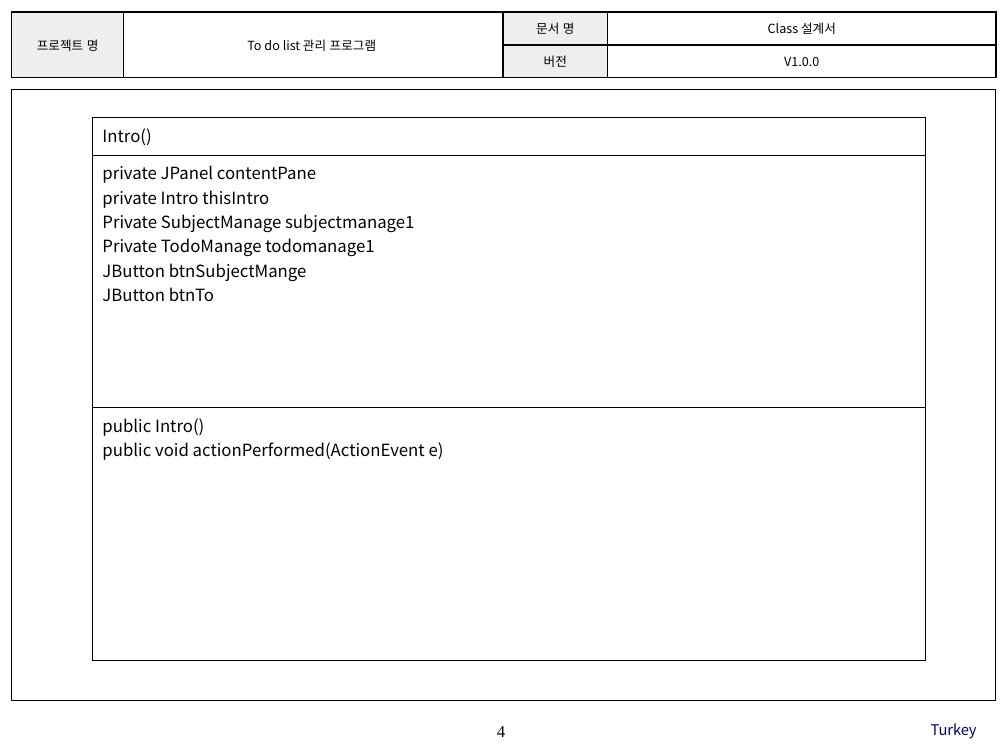
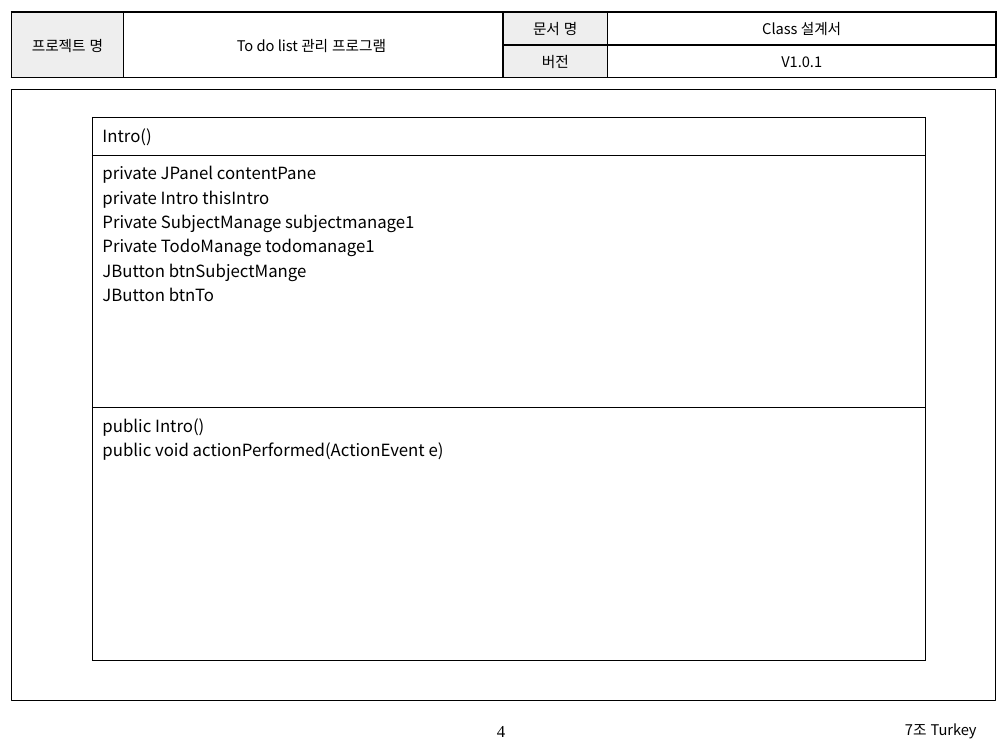
Before and after one commit to SE-admin/7, a slide deck: slide 4 of doc/3_ 설계서/Class Design.pptx. Drawn at 1008x756 pixels with LibreOffice and Linux fonts; fonts in the diff are those of the drawing; background and template pictures are left out. Boxes give left, top, right and bottom in pixels: in the first picture for what was removed or moved away, otherwise in the second. Text is boxed around its words. In the diff, an @@ line names an element or a change of style, - is before the commit and + after.

Commit message:
Class Design|doc|오타수정

```diff
--- a/doc/3_ 설계서/Class Design.pptx
+++ b/doc/3_ 설계서/Class Design.pptx
@@ table at (11,12,996,78) @@
-row 2, column 4: V1.0.0
+row 2, column 4: V1.0.1
@@ size 9 to 10.5 pt in "프로젝트 명", "To do list 관리 프로그램", "문서 명", "Class 설계서" and 1 more places @@
@@ text at (905,723,977,739): text changed; text colour #000066 to #000000 @@
-Turkey
+7조 Turkey
```
Also in this commit, not shown: 13 other slides changed.
